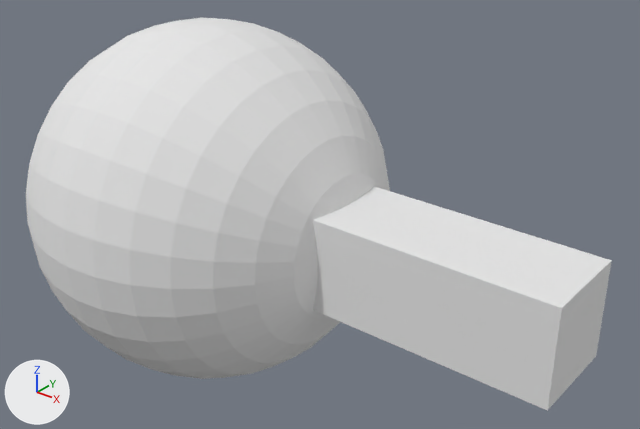
Two versions of the OBJ model resources/models/boss.obj, one commit apart.
Both versions are drawn from a camera (50 mm lens) standing at (3.32, -3.18, 2.11) and looking at (0.69, 0.11, 0.07). The lights are fixed; the arrows at lower left show +X, +Y and +Z. Where no turn or scale is listed for an object, it has been applied to the vertices.
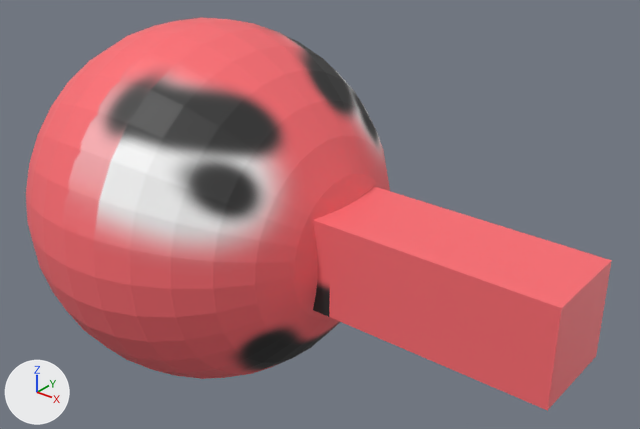
Location of each change, [x1, y1, x2, y2] in pixels of the pictures (640 x 429 px):
```json
{"object": "Sphere", "change": "recoloured", "before": [26, 18, 612, 411], "after": [26, 18, 612, 411], "on screen": "white to red"}
```

Edits to the scene script, one JSON object a line:
```json
{"op": "add", "block": "img_boss_png", "code": ["img_boss_png = load_image('boss.png', '../textures/boss.png', 256, 256, 'sRGB')"]}
{"op": "add", "block": "mat_material_001", "code": ["mat_material_001 = principled_material('Material.001')", "mat_material_001.texture = img_boss_png", "mat_material_001.roughness = 0.526"]}
{"block": "me_sphere", "where": "me_sphere.from_pydata(...)  # 868 vertices, 896 faces; spans x -1.0..2.19, y -1.0..1.0, z -1.0..1.0"}
{"op": "remove", "block": "me_sphere", "code": "me_sphere.materials.append(mat_material)  # white #e7e7e7"}
{"op": "add", "block": "me_sphere", "code": "me_sphere.materials.append(mat_material_001)  # picture img_boss_png"}
```
